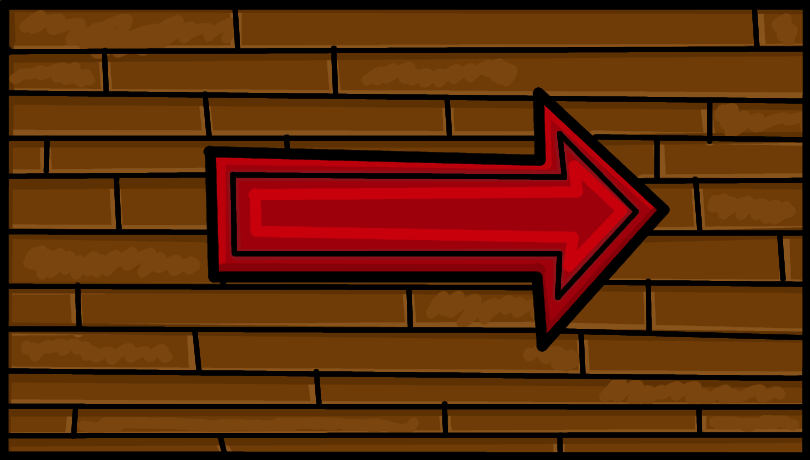
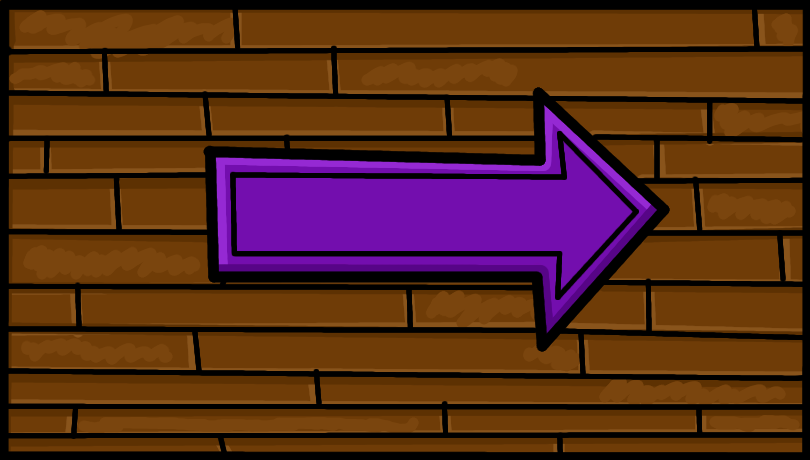
Comparing the layer stacks of the two 810 × 460 images. Changes:
painted on "Red" over [215, 104, 657, 334]
